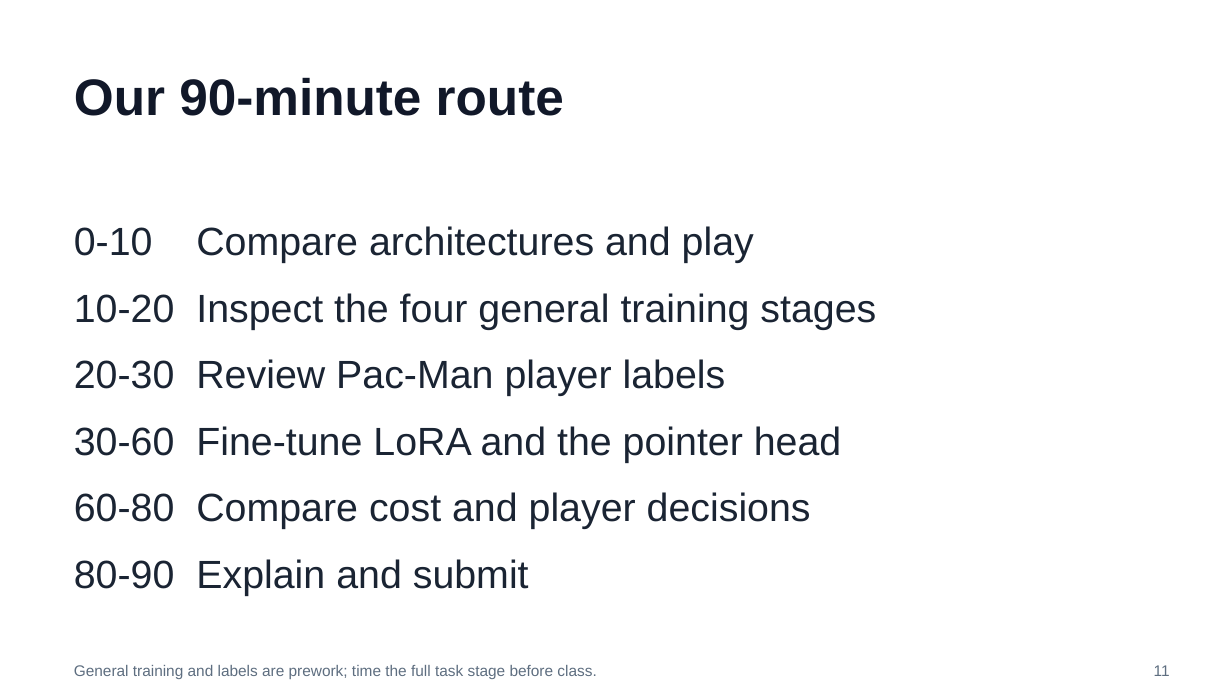
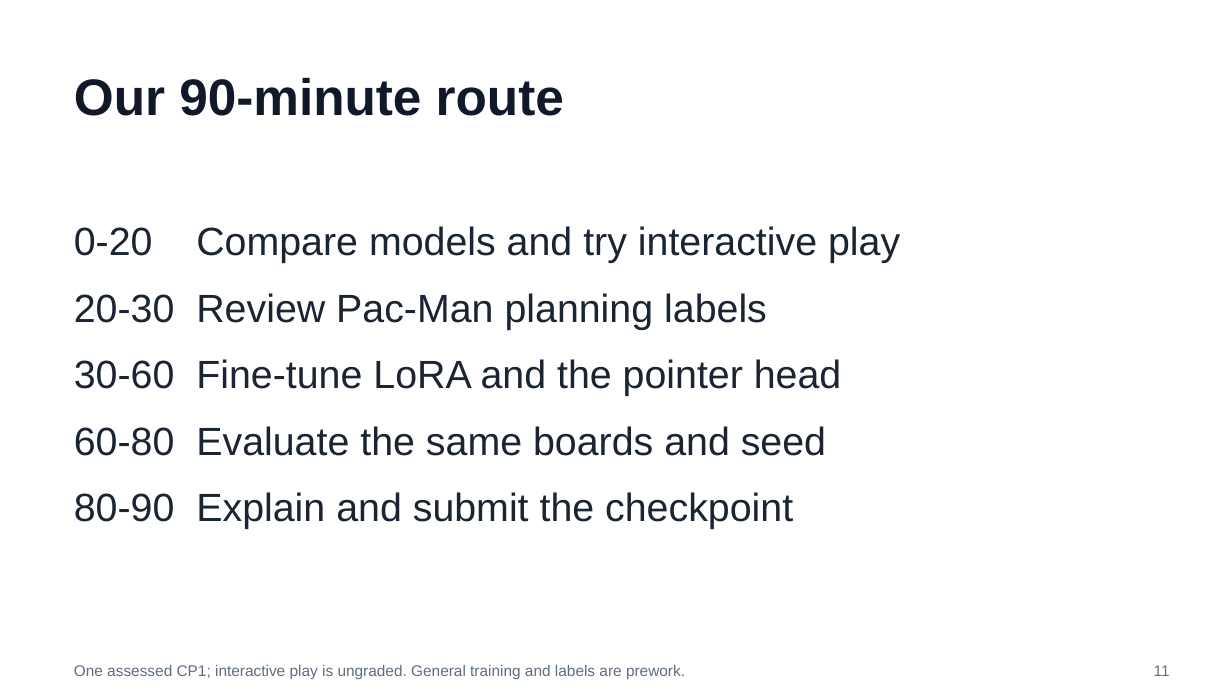
Before and after one commit to huixu11/QPlusLearning, a slide deck: slide 11 of labs/lab-01-kev-pacman/slides/pacman-lab.pptx. Drawn at 1232x693 pixels with LibreOffice and Linux fonts; fonts in the diff are those of the drawing. Boxes give left, top, right and bottom in pixels: in the first picture for what was removed or moved away, otherwise in the second. Text is boxed around its words. In the diff, an @@ line names an element or a change of style, - is before the commit and + after.

Commit message:
Publish the single-checkpoint notebook and revised lab slides

```diff
--- a/labs/lab-01-kev-pacman/slides/pacman-lab.pptx
+++ b/labs/lab-01-kev-pacman/slides/pacman-lab.pptx
@@ text at (x1=74, y1=226, x2=900, y2=330): text changed @@
-0-10 Compare architectures and play
-10-20 Inspect the four general training stages
-20-30 Review Pac-Man player labels
+0-20 Compare models and try interactive play
+20-30 Review Pac-Man planning labels
@@ text at (x1=74, y1=426, x2=826, y2=529): text changed @@
-60-80 Compare cost and player decisions
-80-90 Explain and submit
+60-80 Evaluate the same boards and seed
+80-90 Explain and submit the checkpoint
@@ text at (x1=74, y1=665, x2=685, y2=679): text changed @@
-General training and labels are prework; time the full task stage before class.
+One assessed CP1; interactive play is ungraded. General training and labels are prework.
```
Also in this commit, not shown: 8 other slides changed, 8 other files.
